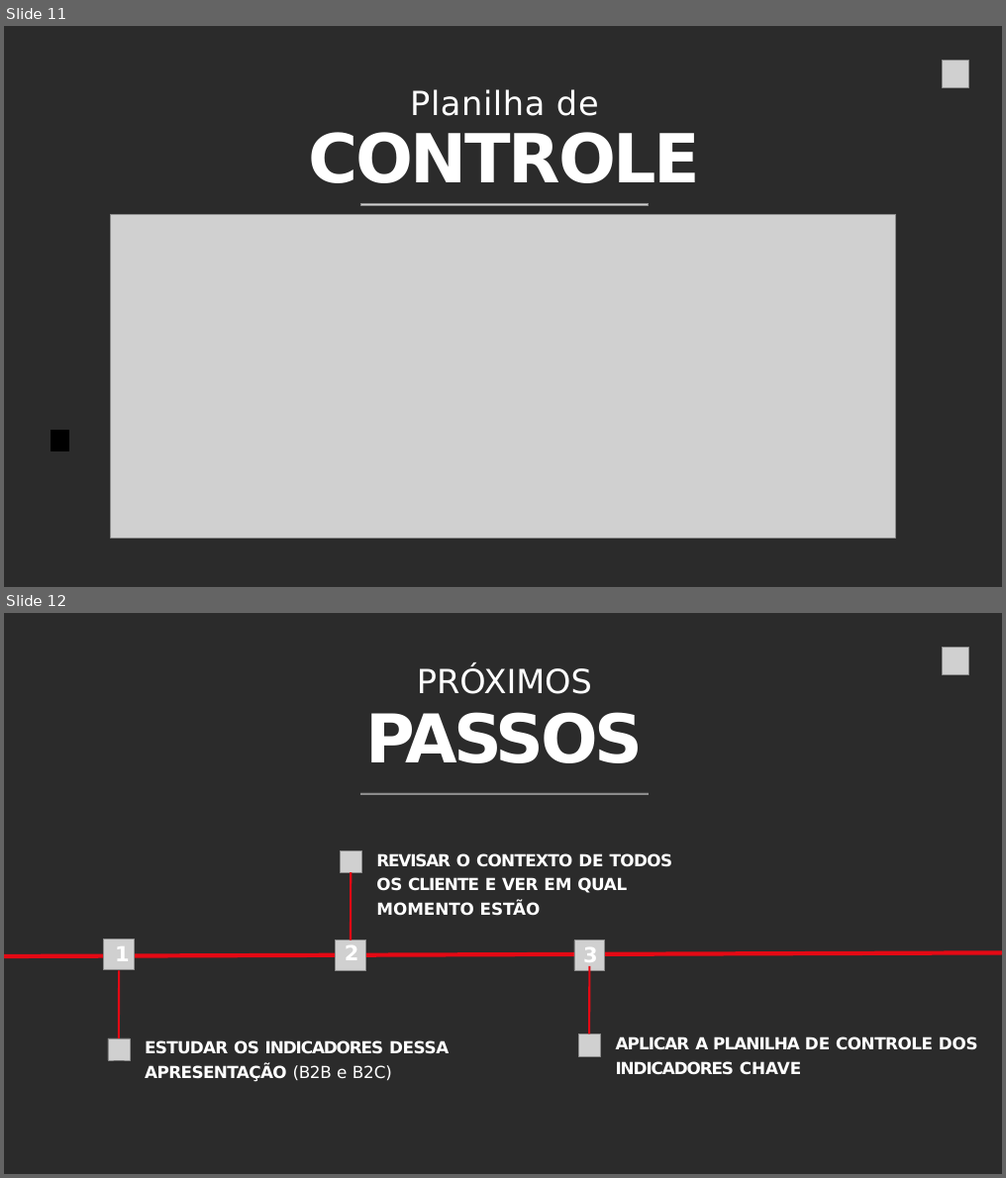
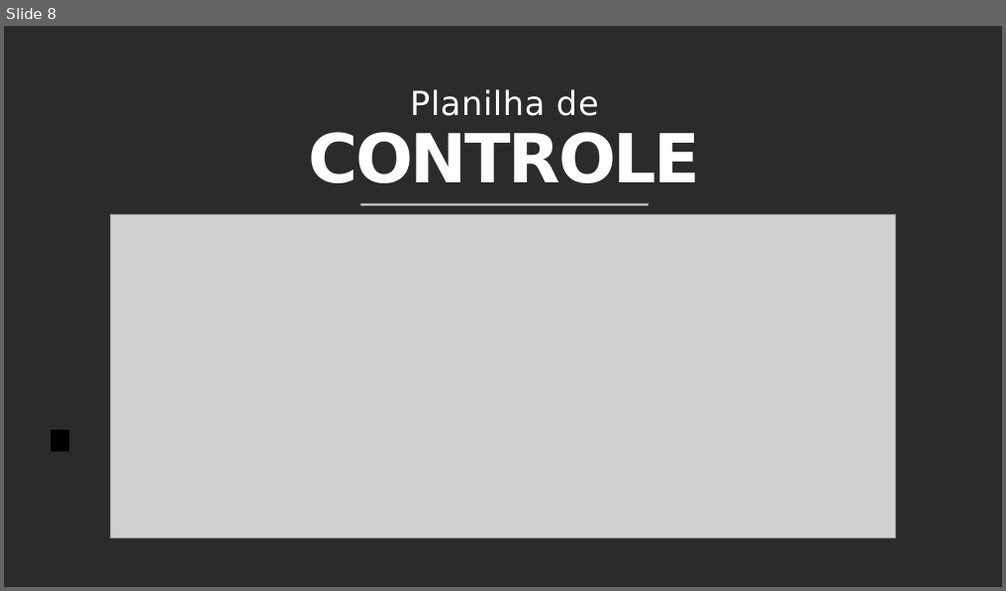
Before and after one commit to marco101aurelio-a11y/projetoseo2, a slide deck: documentos_backup/Diagnostico-_GT_-_26_04_2025.pptx. Shown one above the other, each under a label of ours: slides 11 and 12 before the commit, slide 8 after it. The pictures are 1006x1178 and 1006x591 pixels, drawn with LibreOffice and Linux fonts; fonts in the diff are those of the drawing; grey boxes stand for pictures; background and template pictures are left out; a plain dark background stands for a picture behind light text. Boxes give left, top, right and bottom in pixels: in the first picture for what was removed or moved away, otherwise in the second. Text is boxed around its words. In the diff, an @@ line names an element or a change of style, - is before the commit and + after.

```diff
--- a/documentos_backup/Diagnostico-_GT_-_26_04_2025.pptx
+++ b/documentos_backup/Diagnostico-_GT_-_26_04_2025.pptx
@@ slide 12 removed at (x1=4, y1=613, x2=1002, y2=1174), background picture (left out) @@
@@ title removed at (x1=366, y1=665, x2=643, y2=763) @@
-PRÓXIMOS
-PASSOS
@@ picture removed at (x1=942, y1=648, x2=968, y2=674) @@
@@ picture removed at (x1=360, y1=793, x2=648, y2=795) @@
@@ freeform shape removed at (x1=119, y1=872, x2=590, y2=1039) @@
@@ text removed at (x1=376, y1=854, x2=673, y2=916) @@
-REVISAR O CONTEXTO DE TODOS OS CLIENTE E VER EM QUAL MOMENTO ESTÃO
@@ group removed at (x1=4, y1=851, x2=1002, y2=1060): 4 pictures, 1 freeform shape @@
@@ text removed at (x1=115, y1=947, x2=130, y2=961) @@
-1
@@ picture removed at (x1=336, y1=941, x2=365, y2=970) @@
@@ text removed at (x1=345, y1=946, x2=359, y2=960) @@
-2
@@ picture removed at (x1=574, y1=941, x2=604, y2=970) @@
@@ text removed at (x1=583, y1=948, x2=598, y2=967) @@
-3
@@ text removed at (x1=145, y1=1041, x2=449, y2=1082) @@
-ESTUDAR OS INDICADORES DESSA APRESENTAÇÃO (B2B e B2C)
@@ text removed at (x1=616, y1=1037, x2=978, y2=1075) @@
-APLICAR A PLANILHA DE CONTROLE DOS INDICADORES CHAVE
@@ what was slide 11 is now slide 8 @@
@@ slide 8 changed as well @@
@@ picture removed at (x1=942, y1=61, x2=968, y2=87) @@
```
Also in this commit, not shown: 7 other slides changed, 4 other slides removed, 19 other files.
